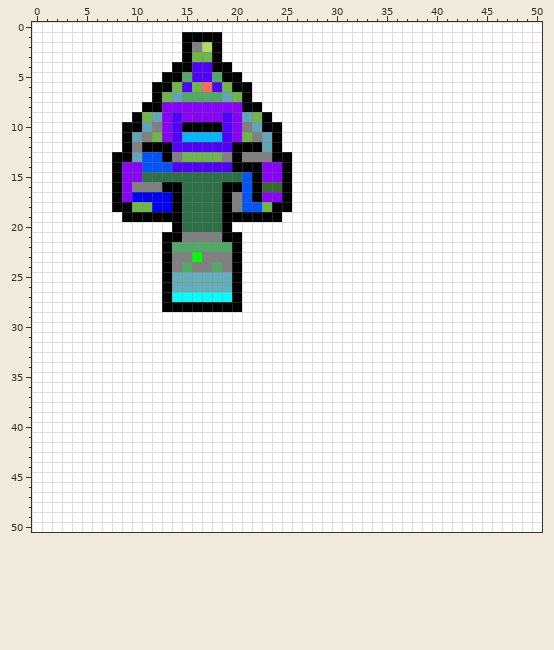
Edited in one commit: pixel-art sprite (Assets/GameData/Levels/Grass_Sublevels/PaintedSublevels/Sub_Level_09.png). That is the earlier state.
The file is 51x51 pixels.
After the commit:
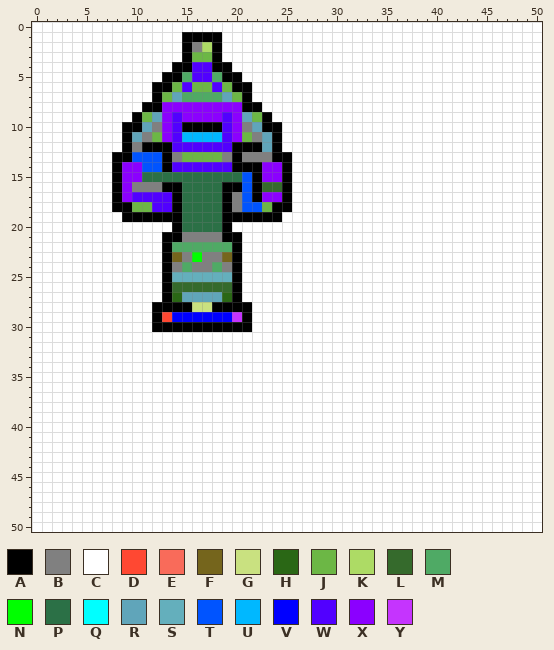
Palette (. is transparent): A #000000  B #808080  C #ffffff  D #ff4832  E #f96b5a  F #75651c  G #c9e180  H #2a6715  J #6cb745  K #addb65  L #356a2c  M #4faa65  N #00ff00  P #2b7046  Q #00ffff  R #60a5ba  S #64afbc  T #0054ff  U #00b8ff  V #0000ff  W #5100ff  X #8b00ff  Y #c534fe
Difference:
Colour A replaces colour C in rows 28 to 29 at x 12 and 21; in row 30 at x 12 to 21.
Colour A replaces colour T in row 14 at x 13.
Colour D replaces colour C in row 29 at x 13.
Colour F replaces colour B in row 23 at x 14 and 19.
Colour G replaces colour A in row 28 at x 16 to 17.
Colour H replaces colour Q in row 27 at x 14 and 19.
Colour J replaces colour E in row 6 at x 17.
Colour L replaces colour S in row 26 at x 14 to 19.
Colour R replaces colour Q in row 27 at x 15 to 18.
Colour T replaces colour R in row 13 at x 10.
Colour V replaces colour C in row 29 at x 14 to 19.
Colour W replaces colour V in row 17 at x 10 to 13; in row 18 at x 12 to 13.
Colour Y replaces colour C in row 29 at x 20.
